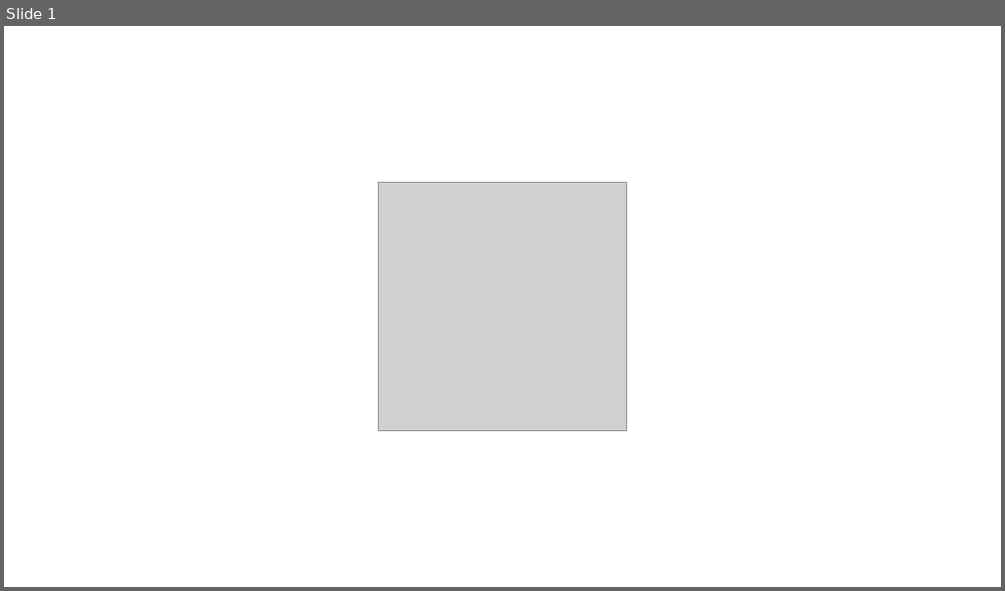
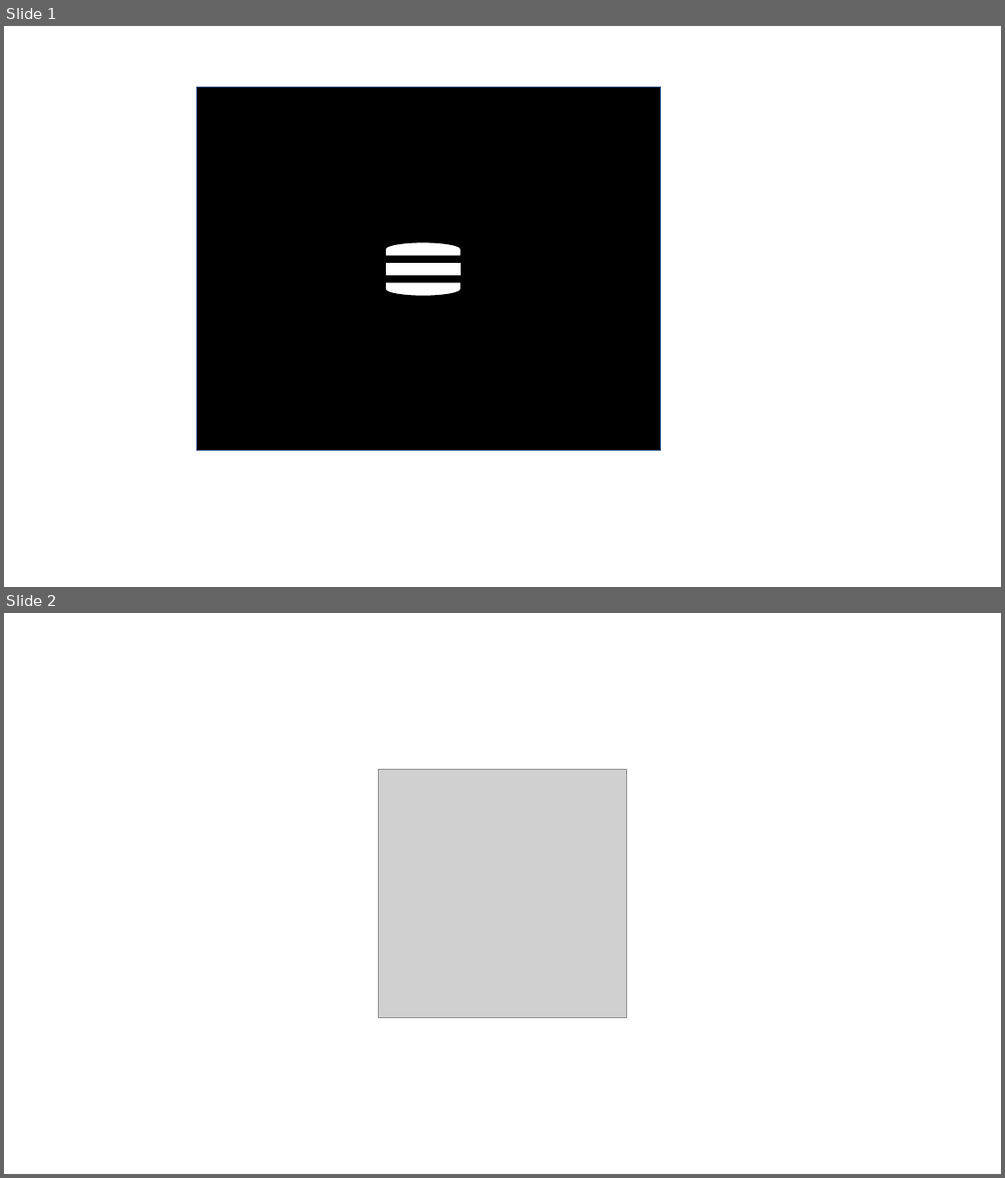
Before and after one commit to paulelong/Rivers, a slide deck: Art/SpellImageWork.pptx. Shown one above the other, each under a label of ours: slide 1 before the commit, slides 1 and 2 after it. The pictures are 1005x591 and 1005x1178 pixels, drawn with LibreOffice and Linux fonts; fonts in the diff are those of the drawing; grey boxes stand for pictures. Boxes give left, top, right and bottom in pixels: in the first picture for what was removed or moved away, otherwise in the second. Text is boxed around its words. In the diff, an @@ line names an element or a change of style, - is before the commit and + after.

```diff
--- a/Art/SpellImageWork.pptx
+++ b/Art/SpellImageWork.pptx
@@ slide 1 added at (4, 26, 1001, 587), background #FFFFFF @@
@@ rectangle added at (196, 87, 661, 450), fill #000000, outline #325491 1 pt @@
@@ flow chart delay added at (385, 242, 461, 256), fill #FFFFFF, outline #000000 1 pt @@
@@ rectangle added at (386, 263, 461, 276), fill #FFFFFF, outline #000000 1 pt @@
@@ flow chart delay added at (385, 282, 461, 296), fill #FFFFFF, outline #000000 1 pt @@
@@ what was slide 1 is now slide 2 @@
```
Also in this commit, not shown: 5 slides changed, 2 other slides added, 2 slides removed, 5 other files.
